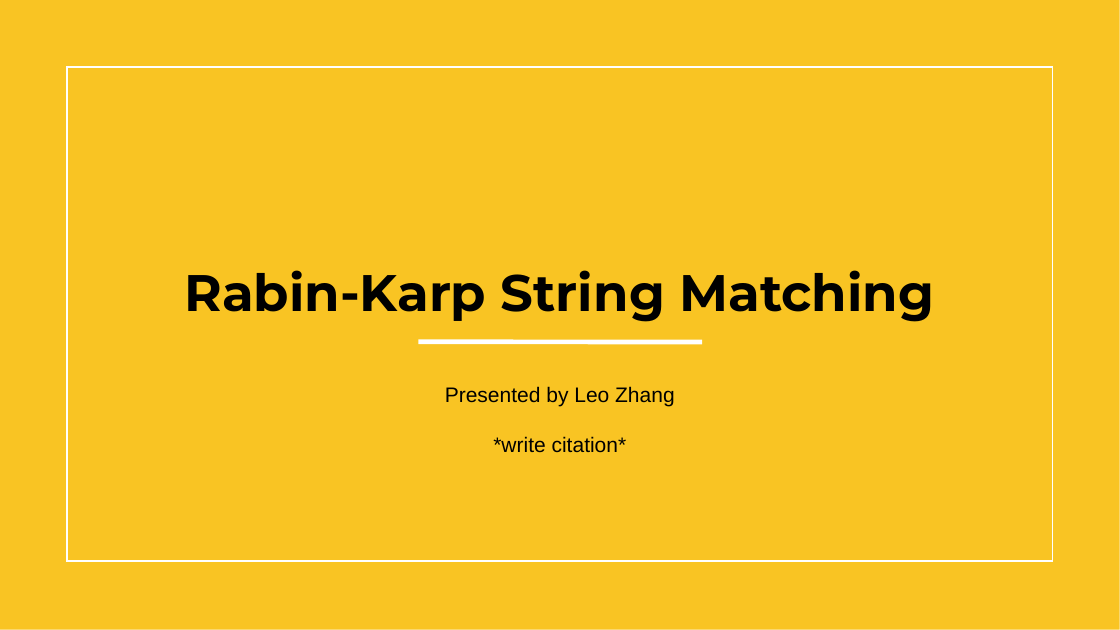
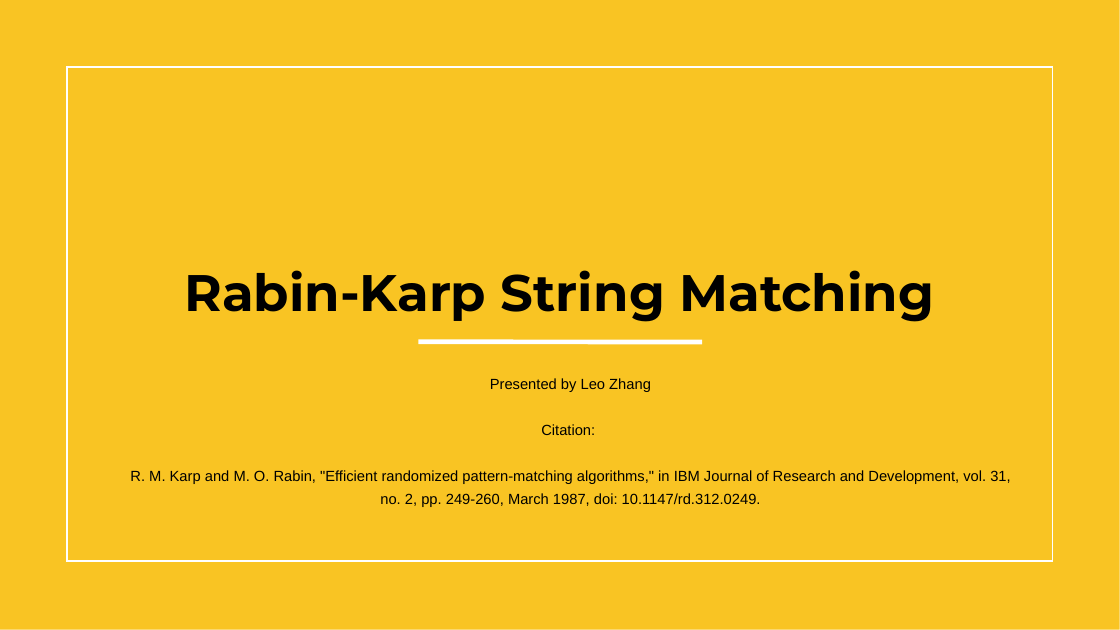
Before and after one commit to centuryhopper/Fall2022CourseContents, a slide deck: slide 1 of CAP6515/paper_presentation_files/rabin-karp-presentation.pptx. Drawn at 1120x630 pixels with LibreOffice and Linux fonts; fonts in the diff are those of the drawing; background and template pictures are left out. Boxes give left, top, right and bottom in pixels: in the first picture for what was removed or moved away, otherwise in the second. Text is boxed around its words. In the diff, an @@ line names an element or a change of style, - is before the commit and + after.

```diff
--- a/CAP6515/paper_presentation_files/rabin-karp-presentation.pptx
+++ b/CAP6515/paper_presentation_files/rabin-karp-presentation.pptx
@@ subtitle at [490, 378, 651, 392]: size 18 to 12.6 pt in "Presented by Leo Zhang"; indent changed; line spacing 1.5 to 1.3; more space between paragraphs @@
@@ subtitle at [130, 424, 1010, 507]: text changed; size 18 to 12.6 pt @@
-*write citation*
+Citation:
+R. M. Karp and M. O. Rabin, "Efficient randomized pattern-matching algorithms," in IBM Journal of Research and Development, vol. 31, no. 2, pp. 249-260, March 1987, doi: 10.1147/rd.312.0249.
```
Also in this commit, not shown: 8 other slides changed, 2 slides added, 6 slides removed, 2 other files.
